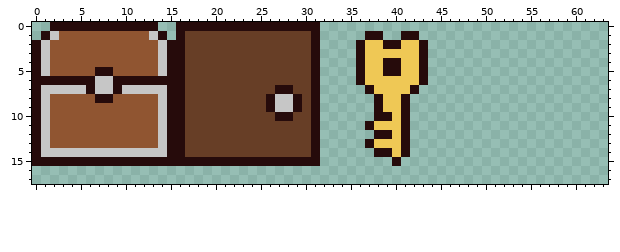
Pixel-art sprite -- res/objects/itemSheet.png. The picture above was drawn from the file before the commit.
The file is 64x64 pixels. Shown: x 0..63, y 0..17.
Now the later version:
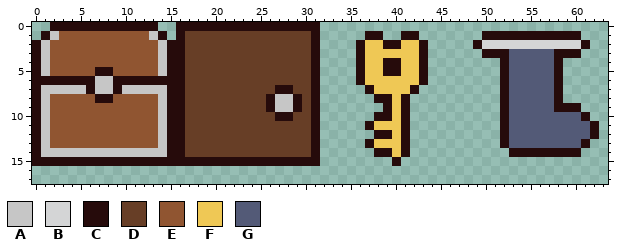
Palette (. is transparent): A #c6c6c6  B #d4d5d6  C #260b0b  D #673e26  E #905531  F #efc855  G #535a77
Change:
The author put colour B in row 2 at x 50 to 60.
The author put colour C in row 1 at x 50 to 60; in row 2 at x 49 and 61; in row 3 at x 50 to 52 and 58 to 60; in rows 4 to 8 at x 52 and 58; in row 9 at x 52 and 58 to 60; in row 10 at x 52 and 61.
The author put colour C in rows 11 to 12 at x 52 and 62; in row 13 at x 52 and 61; in row 14 at x 53 to 60.
Colour F becomes colour C in rows 8 to 9 at x 39.
The author put colour G in rows 3 to 9 at x 53 to 57; in row 10 at x 53 to 60; in rows 11 to 12 at x 53 to 61; in row 13 at x 53 to 60.
The author cleared colour C in row 9 at x 38.
Where, in picture pixels (left, top, right, bottom), the same in both pictures:
added: (473, 31, 599, 157)
changed: (374, 94, 392, 112)
